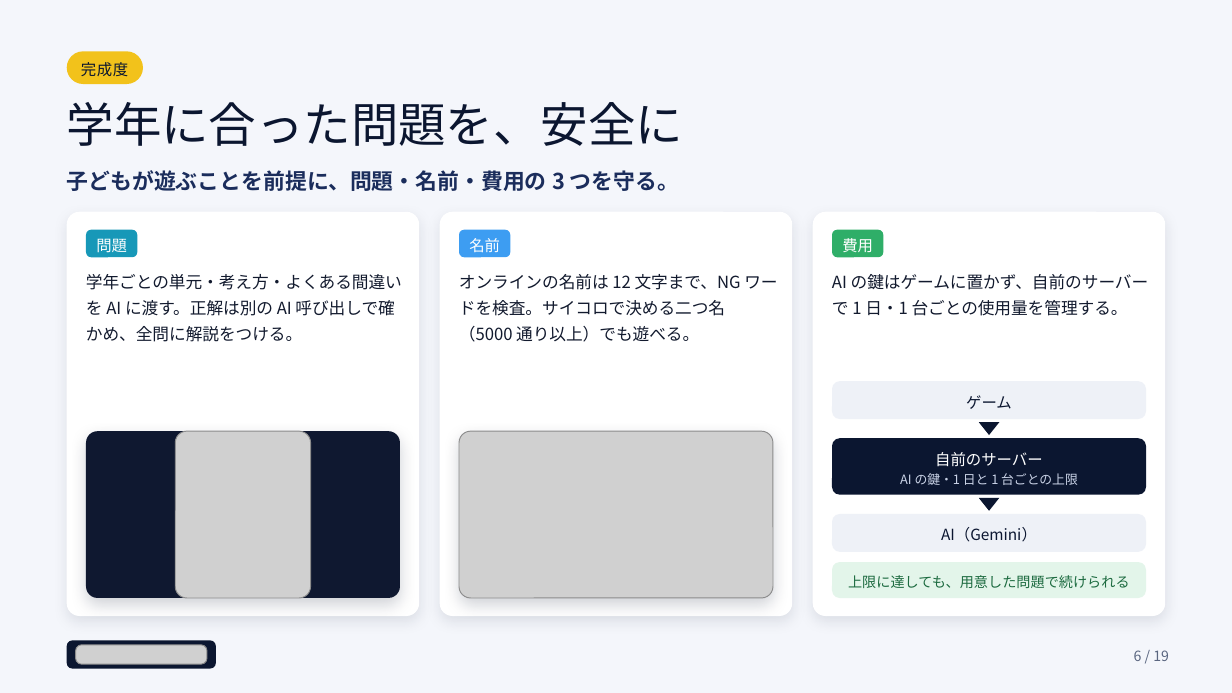
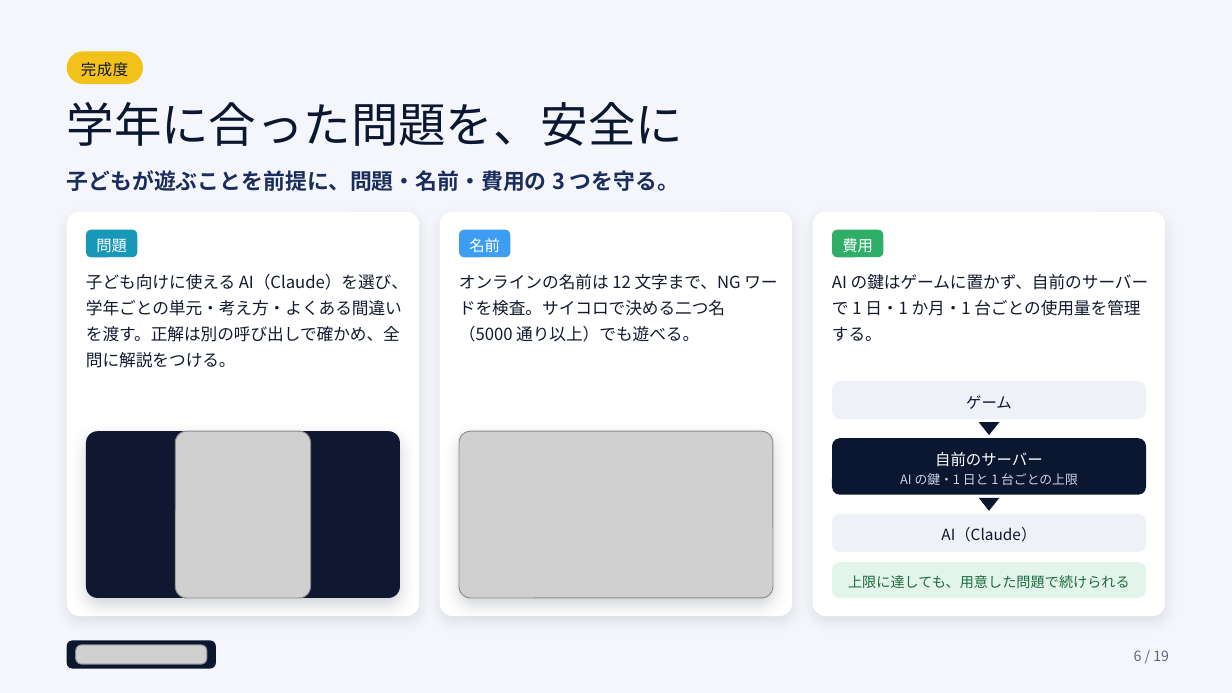
Before and after one commit to YuKatsumoto/AIQUIZ, a slide deck: slide 6 of AIQUIZ-Godot/docs/submission/02_アピール資料.pptx. Drawn at 1232x693 pixels with LibreOffice and Linux fonts; fonts in the diff are those of the drawing; grey boxes stand for pictures. Boxes give left, top, right and bottom in pixels: in the first picture for what was removed or moved away, otherwise in the second. Text is boxed around its words. In the diff, an @@ line names an element or a change of style, - is before the commit and + after.

```diff
--- a/AIQUIZ-Godot/docs/submission/02_アピール資料.pptx
+++ b/AIQUIZ-Godot/docs/submission/02_アピール資料.pptx
@@ text at [86, 274, 408, 368]: text changed @@
-学年ごとの単元・考え方・よくある間違いを AI に渡す。正解は別の AI 呼び出しで確かめ、全問に解説をつける。
+子ども向けに使える AI（Claude）を選び、学年ごとの単元・考え方・よくある間違いを渡す。正解は別の呼び出しで確かめ、全問に解説をつける。
@@ text at [832, 274, 1149, 316]: text changed @@
-AI の鍵はゲームに置かず、自前のサーバーで 1 日・1 台ごとの使用量を管理する。
+AI の鍵はゲームに置かず、自前のサーバーで 1 日・1 か月・1 台ごとの使用量を管理する。
@@ text at [941, 527, 1036, 542]: text changed @@
-AI（Gemini）
+AI（Claude）
```
Also in this commit, not shown: 6 other slides changed, 1 slide removed, 39 other files.
